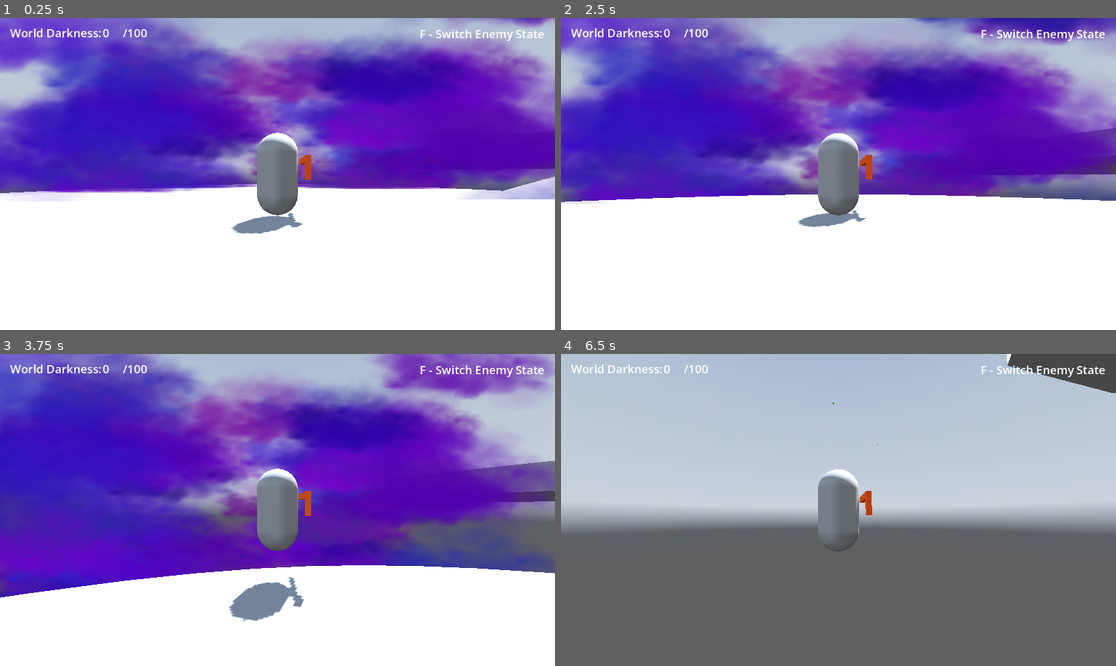
Above: before the commit, frames 1-4 (two rows, left to right).
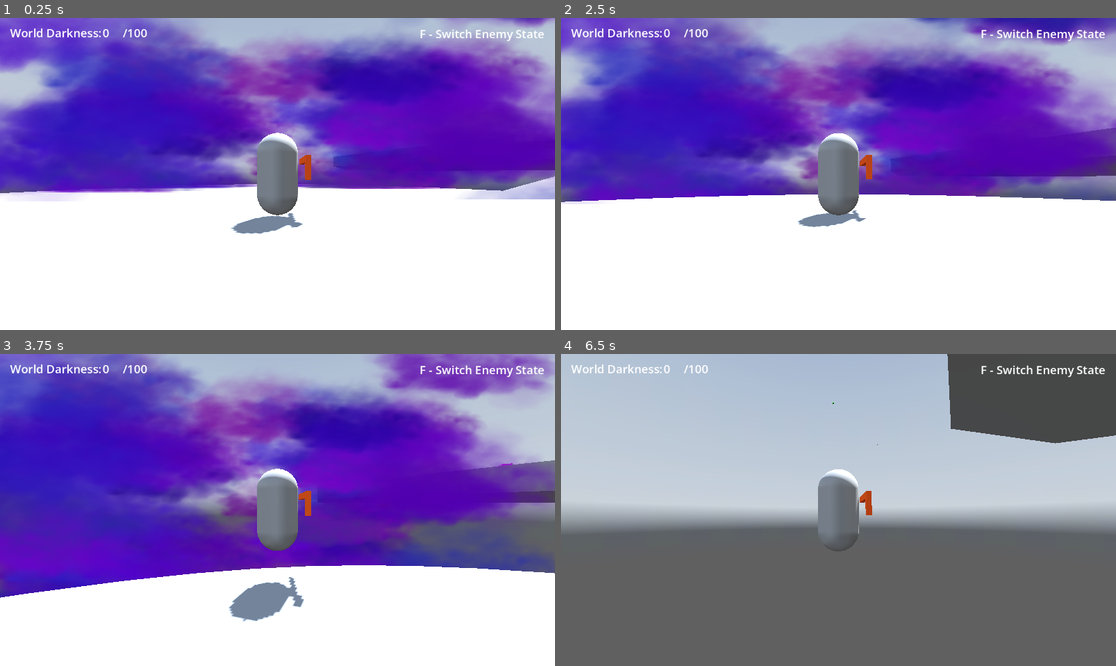
Above: after the commit, the same moments.

Repository: SoulPixelIV/space-egypt
Game: Godot game, scene res://Scenes/world.tscn
The game is run twice, just before and just after one commit, with the same random seed, the same clock (stepped at 60 frames per second) and the same inputs. A sky picture missing from this copy of the repository is replaced by a grey-blue gradient.
Inputs (mouse positions are in pixels of both pictures, inside the frame that each line leads up to):
- Up to frame 1 (0.25 s): no input
- Up to frame 2 (2.5 s): tap Enter (ui_accept) at 0.5, 0.77, 1.52 s; move the mouse to (866, 174) at 0.52 s; hold Right mouse button (aim) 0.53-1.28 s; hold W (ui_up) from 0.53 s (still down); move the mouse to (810, 174) at 1.27 s; click (810, 174) at 1.35 s; move the mouse to (849, 167) at 2.02 s; tap F (toggle_state) at 2.1 s
- Up to frame 3 (3.75 s): keep holding W (ui_up); move the mouse to (271, 516) at 2.77 s; right-click (271, 516) at 2.85 s; tap Enter (ui_accept) at 3.02 s; move the mouse to (316, 513) at 3.52 s; click (316, 513) at 3.6 s
- Up to frame 4 (6.5 s): tap Enter (ui_accept) at 3.77, 4.52, 6.02 s; move the mouse to (794, 506) at 4.27 s; tap F (toggle_state) at 4.35 s; move the mouse to (844, 510) at 5.02 s; hold Right mouse button (aim) 5.03-5.78 s; move the mouse to (816, 503) at 5.77 s; release W (ui_up) at 5.78 s; hold D (ui_right) from 5.78 s (still down); click (816, 503) at 5.85 s

The runs differ from the first frame. In frame 1, less than 0.1% of the frame differs, in the area x 60-100%, y 44-49%; in frame 2, 0.1%; in frame 3, less than 0.1%; in frame 4, 6.4%, in the area x 69-100%, y 0-29%.

Commit message:
Enemy now gets stuck at enemy holder

Diff:
--- a/Scenes/world.tscn
+++ b/Scenes/world.tscn
@@ -107,6 +107,14 @@
 }]
 
 [sub_resource type="BoxMesh" id="BoxMesh_5v1tr"]
+
+[sub_resource type="StandardMaterial3D" id="StandardMaterial3D_5v1tr"]
+albedo_color = Color(1, 0.24705882, 1, 1)
+
+[sub_resource type="BoxMesh" id="BoxMesh_0fj1v"]
+material = SubResource("StandardMaterial3D_5v1tr")
+
+[sub_resource type="BoxShape3D" id="BoxShape3D_5v1tr"]
 
 [node name="World" type="Node3D" unique_id=263138717]
 
@@ -199,6 +207,7 @@
 [node name="Enemy" type="CharacterBody3D" parent="." unique_id=506841067 groups=["enemy"]]
 transform = Transform3D(-0.3646494, 0, -0.93114495, 0, 1, 0, 0.93114495, 0, -0.3646494, 50.323032, 6.945346, -2.5575695)
 script = ExtResource("4_8j60k")
+speed = 2.9
 
 [node name="MeshInstance3D" type="MeshInstance3D" parent="Enemy" unique_id=1284017347]
 material_override = SubResource("StandardMaterial3D_5a7ea")
@@ -308,7 +317,7 @@
 [node name="Main" type="Node3D" parent="." unique_id=217231659]
 
 [node name="MainIsland" type="CSGCombiner3D" parent="Main" unique_id=1331044867]
-transform = Transform3D(1, 0, 0, 0, 22, 0, 0, 0, 1, 0, -11.656036, 0)
+transform = Transform3D(1.5, 0, 0, 0, 22, 0, 0, 0, 1.5, -16.208937, -11.656036, 2.8971045)
 use_collision = true
 
 [node name="CSGBakedMeshInstance3D" type="MeshInstance3D" parent="Main/MainIsland" unique_id=486637095]
@@ -322,7 +331,7 @@
 operation = 2
 
 [node name="MainIsland2" type="CSGCombiner3D" parent="Main" unique_id=1960651998]
-transform = Transform3D(1, 0, 0, 0, 1, 0, 0, 0, 1, 0, 3.9849873, 0)
+transform = Transform3D(1.5, 0, 0, 0, 1, 0, 0, 0, 1.5, -16.208937, 3.9849873, 2.8971045)
 use_collision = true
 
 [node name="CSGBakedMeshInstance3D2" type="MeshInstance3D" parent="Main/MainIsland2" unique_id=1622111629]
@@ -332,16 +341,25 @@
 transform = Transform3D(95, 0, 0, 0, 0.056, 0, 0, 0, 95, 67.94613, 0.73477364, -33.453796)
 
 [node name="MeshInstance3D" type="MeshInstance3D" parent="Main" unique_id=1534991098]
-transform = Transform3D(3.9135287, 0, -8.828036, 0, 1.5663537, 0, 1.423325, 0, 24.273287, 55.16144, 6.113059, -5.090419)
+transform = Transform3D(4.1009684, 0, -7.4870615, 0, 1.5663537, 0, 1.0547044, 0, 29.111658, 57.40685, 6.113059, -3.7725399)
 mesh = SubResource("BoxMesh_5v1tr")
 
 [node name="MeshInstance3D2" type="MeshInstance3D" parent="Main" unique_id=1841999249]
-transform = Transform3D(4.1413403, 0, 2.7097087, 0, 1.5663537, 0, -0.4368801, 0, 25.686264, 54.941517, 6.113059, -21.26967)
+transform = Transform3D(2.309276, 0, 11.274, 0, 1.5663537, 0, -0.9991214, 0, 26.05767, 55.22484, 6.113059, -25.866644)
 mesh = SubResource("BoxMesh_5v1tr")
 
 [node name="MeshInstance3D3" type="MeshInstance3D" parent="Main" unique_id=80904523]
-transform = Transform3D(3.5974348, 0, 13.010321, 0, 1.5663539, 0, -2.0976253, 0, 22.312742, 48.88284, 6.113059, -39.19053)
+transform = Transform3D(-1.9256185, 0, 10.094819, 0, 1.5663539, 0, 1.122807, 0, 17.312656, 46.646076, 6.113059, -42.390835)
 mesh = SubResource("BoxMesh_5v1tr")
+
+[node name="EnemyHolder" type="MeshInstance3D" parent="Main" unique_id=1269846020 groups=["enemy_holder"]]
+transform = Transform3D(0.6466024, 0, -4.7998524, 0, 2.0106091, 0, 0.73814005, 0, 4.2046185, 36.707092, 6.530427, -33.382187)
+mesh = SubResource("BoxMesh_0fj1v")
+
+[node name="StaticBody3D" type="StaticBody3D" parent="Main/EnemyHolder" unique_id=1124043333 groups=["enemy_holder"]]
+
+[node name="CollisionShape3D" type="CollisionShape3D" parent="Main/EnemyHolder/StaticBody3D" unique_id=1472737340 groups=["enemy_holder"]]
+shape = SubResource("BoxShape3D_5v1tr")
 
 [connection signal="body_entered" from="Enemy/AreaOfSight" to="Enemy" method="_on_area_of_sight_body_entered"]
 [connection signal="body_exited" from="Enemy/AreaOfSight" to="Enemy" method="_on_area_of_sight_body_exited"]
--- a/Scripts/Enemy_Movement.gd
+++ b/Scripts/Enemy_Movement.gd
@@ -3,13 +3,14 @@
 enum State {
 	IDLE,
 	PATROL,
-	CHASE
+	CHASE,
+	STUCK
 }
 
-const SPEED := 3.5
 const ARRIVAL_DISTANCE := 1.0
 
 @export var player: CharacterBody3D
+@export var speed := 2.5
 
 @onready var patrol_points = $"../PatrolPoints".get_children()
 @onready var spotlight: Area3D = $Spotlight
@@ -67,7 +68,20 @@
 			idle(delta)
 			current_state = "Idling"
 
+		State.STUCK:
+			stuck()
+			current_state = "Stuck"
+
 	move_and_slide()
+
+	#Check for Collision with Enemy Holder
+	for i in get_slide_collision_count():
+		var collision := get_slide_collision(i)
+		var hit_body := collision.get_collider() as Node3D
+
+		if hit_body and hit_body.is_in_group("enemy_holder"):
+			state = State.STUCK
+			print("YES - enemy stuck")
 
 	state_text.text = current_state
 
@@ -92,6 +106,10 @@
 	velocity.x = 0
 	velocity.z = 0
 
+func stuck() -> void:
+	velocity.x = 0
+	velocity.z = 0
+
 func move_to_position(target: Vector3, delta):
 	var direction = target - global_position
 	direction.y = 0
@@ -106,8 +124,8 @@
 	var target_angle = atan2(direction.x, direction.z)
 	rotation.y = lerp_angle(rotation.y, target_angle, 8.0 * delta)
 
-	velocity.x = direction.x * SPEED
-	velocity.z = direction.z * SPEED
+	velocity.x = direction.x * speed
+	velocity.z = direction.z * speed
 
 #Area of Sight
 func _on_area_of_sight_body_entered(body: Node3D) -> void:
@@ -121,5 +139,10 @@
 	#state = State.PATROL
 	print("PLAYER EXIT")
 
+func _on_collision_zone_body_entered(body: Node3D) -> void:
+	#if body.is_in_group("enemy_holder"):
+	state = State.STUCK
+	print("YES")
+
 func _on_spotlight_destroyed() -> void:
 	queue_free()
